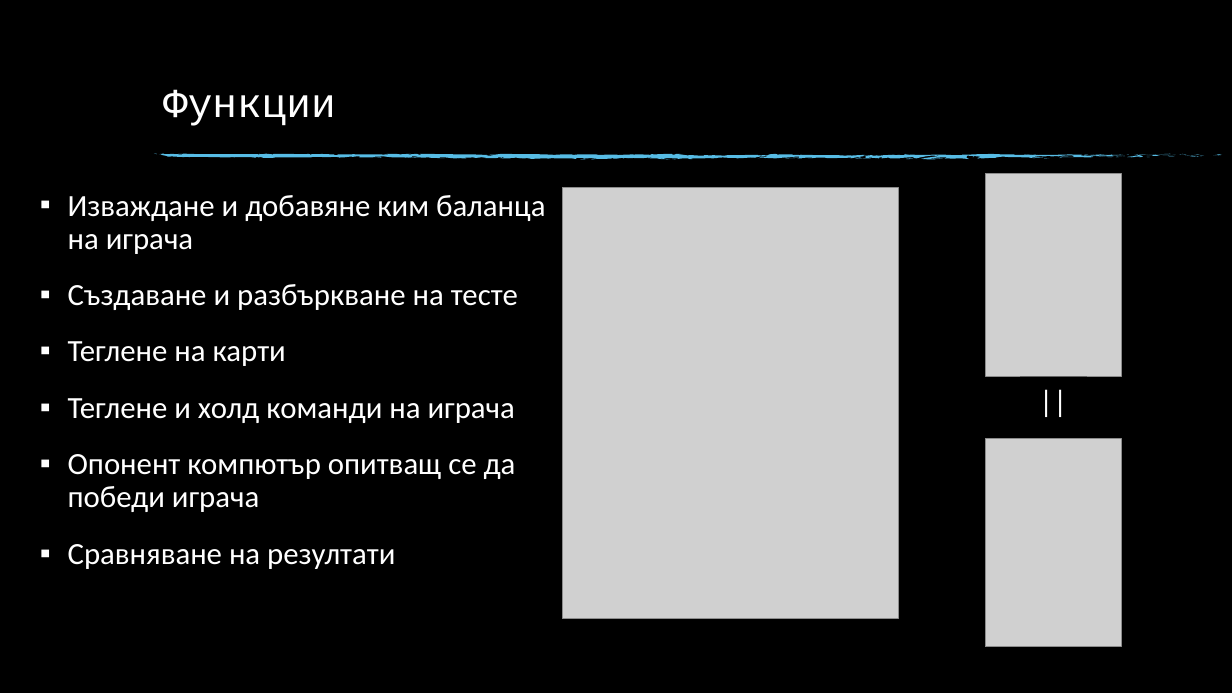
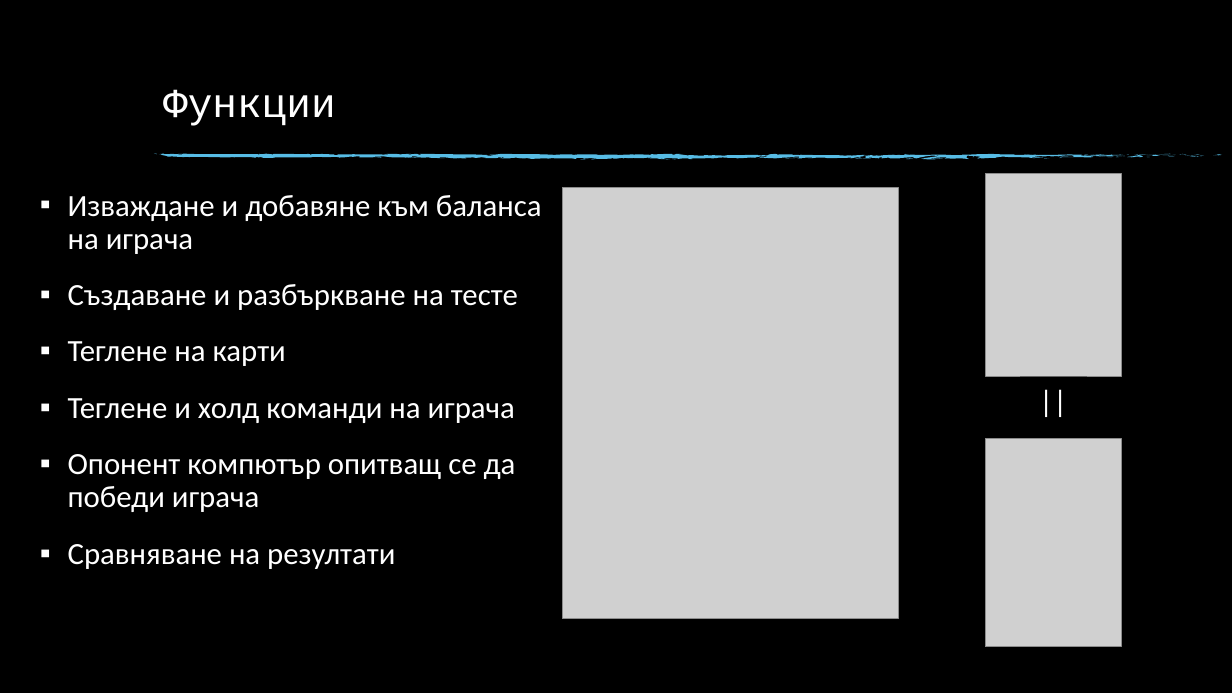
Before and after one commit to gani090803/Blackjack, a slide deck: slide 4 of Презентация.pptx. Drawn at 1232x693 pixels with LibreOffice and Linux fonts; fonts in the diff are those of the drawing; grey boxes stand for pictures; background and template pictures are left out. Boxes give left, top, right and bottom in pixels: in the first picture for what was removed or moved away, otherwise in the second. Text is boxed around its words. In the diff, an @@ line names an element or a change of style, - is before the commit and + after.

```diff
--- a/Презентация.pptx
+++ b/Презентация.pptx
@@ text at bbox=[68, 195, 542, 254]: text changed @@
-▪ Изваждане и добавяне ким баланца на играча
+▪ Изваждане и добавяне към баланса на играча
```
Also in this commit, not shown: 2 other slides changed, 1 other file.
